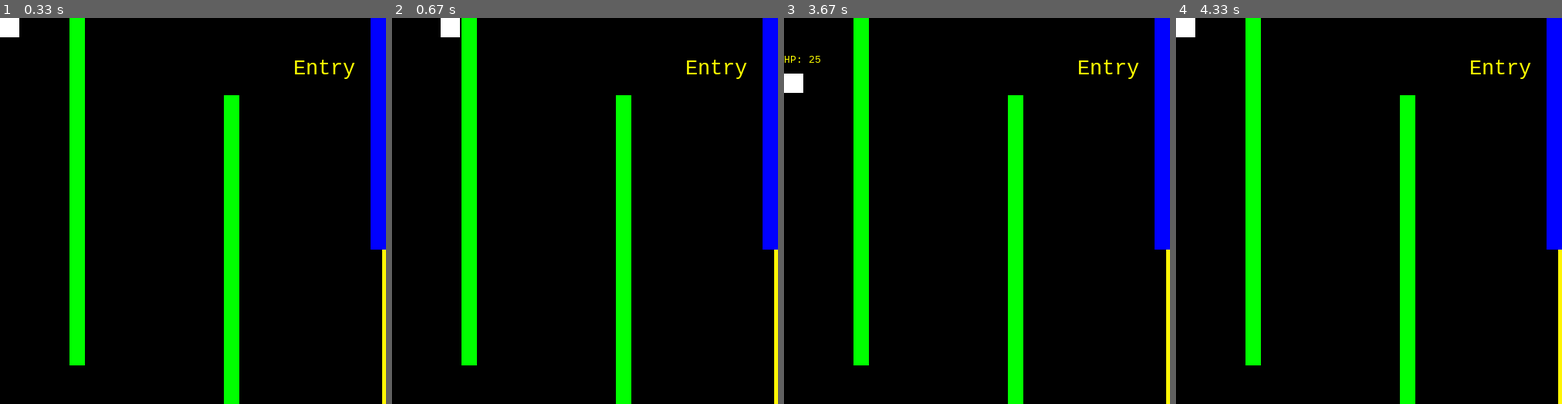
Above: before the commit, frames 1-4 (left to right).
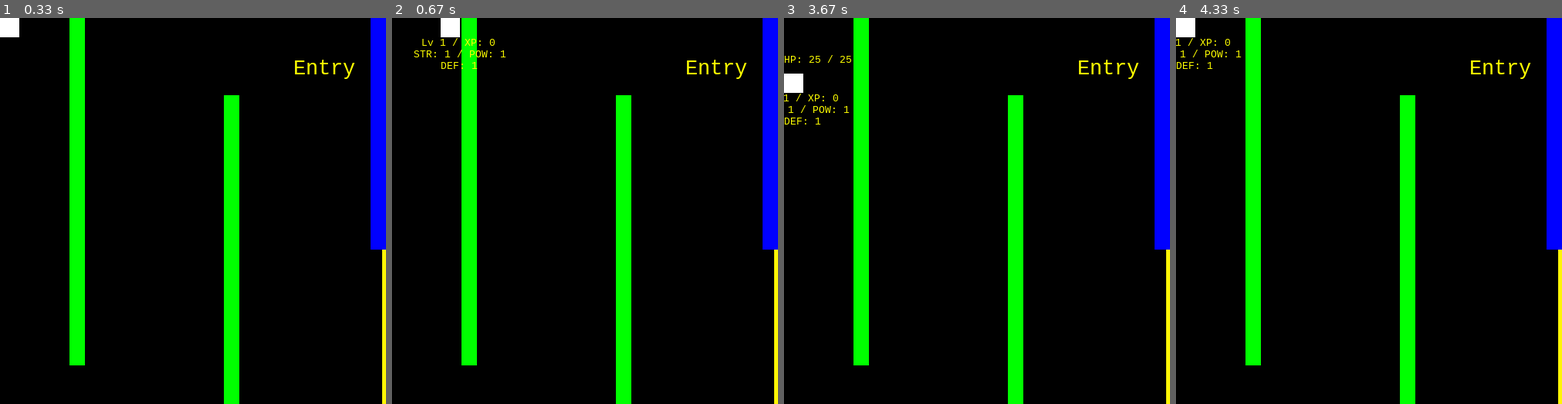
Above: after the commit, the same moments.

Repository: MatthewWilsonBCAA/pygame-stuff
Game: pygame game, started from main.py
Two runs of this game, one before a commit and one after it. Both use one fixed random seed, a clock stepped at 60 frames per second and the inputs below.
Inputs:
- Up to frame 1 (0.33 s): no input
- Up to frame 2 (0.67 s): hold S from 0.33 s (still down); hold Right from 0.33 s (still down)
- Up to frame 3 (3.67 s): release S at 0.8 s; release Right at 0.8 s; tap G at 0.83 s; hold Up 1.67-2.13 s; tap S at 1.82, 3.38 s; hold Left 2.67-3.2 s; hold Down 3.23-3.53 s
- Up to frame 4 (4.33 s): hold Up from 4 s (still down)

Frame 1 is identical in both runs. In frame 2, 0.3% of the frame differs, in the area x 5-30%, y 5-14%; in frame 3, 0.2%; in frame 4, 0.2%.

Commit message:
added stats

Diff:
--- a/main.py
+++ b/main.py
@@ -78,11 +78,12 @@
         self.rect = self.surf.get_rect(center=cor)
 
 class Enemy(pygame.sprite.Sprite):
-    def __init__(self, cor, size, hp, power):
+    def __init__(self, cor, size, hp, xp, power):
         super(Enemy, self).__init__()
         self.surf = pygame.Surface(size)
         self.surf.fill((colors["Red"]))
         self.hp = hp
+        self.xp = xp
         self.power = power
         self.rect = self.surf.get_rect(center=cor)
     def update (self):
@@ -170,8 +171,9 @@
             all_sprites.add(new_door)
         elif "enemy" in wall:
             hp = selected_room[wall]["hp"]
+            xp = selected_room[wall]["xp"]
             power = selected_room[wall]["power"]
-            new_enemy = Enemy(cor, size, hp, power)
+            new_enemy = Enemy(cor, size, hp, xp, power)
             enemies.add(new_enemy)
             all_sprites.add(new_enemy)
         elif "pick" in wall:
@@ -203,6 +205,7 @@
     K_f,
     K_g,
     K_h,
+    K_s,
     KEYDOWN,
     QUIT,
 )
@@ -224,11 +227,23 @@
 
 #player stats and stuff
 player_hp = 25
+player_max_hp = 25
+player_xp = 0
+player_lv = 1
+player_str = 1
+player_pow = 1
+player_def = 1
 attack = False
 attack_input = ''
 i_timer = 0
 timer = 0
 running = True
+showStats = False
+
+#for weapon stats
+weapon_power = 1
+weapon_length = 60
+
 while running == True:
     for event in pygame.event.get():
         if event.type == pygame.QUIT:
@@ -247,6 +262,9 @@
                 attack_input = 'h'
                 attack = True
 
+            if event.key == pygame.K_s:
+                showStats = not showStats
+
 
     screen.fill(colors["Black"])
     z = 0
@@ -261,19 +279,21 @@
         if pygame.sprite.collide_rect(player, pick):
             player_hp += 5
             pick.kill()
-
+    if player_hp > player_max_hp:
+        player_hp = player_max_hp
     for entity in all_sprites:
         screen.blit(entity.surf, entity.rect)
 
     for enemy in enemies:
         screen.blit(font_half.render("Guard: " + str(enemy.hp), True, (255, 255, 0)), (enemy.rect.left, enemy.rect.top-20))
         if pygame.sprite.collide_rect(player, enemy) and i_timer == 0:
-            player_hp -= enemy.power
+            player_hp -= max(enemy.power - player_def, 1)
             i_timer = 60
 
         if blasts and pygame.sprite.collide_rect(blast, enemy):
-            enemy.hp -= 1
+            enemy.hp -= 1 + player_str
             if enemy.hp <= 0:
+                player_xp += enemy.xp
                 enemy.kill()
 
     if player_hp <= 0:
@@ -302,8 +322,27 @@
             blast.kill()
         if timer == 0:
             attack = False
-    text = "HP: " + str(player_hp)
+
+    if player_xp > (player_lv * 50):
+        player_xp -= player_lv * 50
+        player_lv += 1
+        player_max_hp += random.randint(2, 4)
+        player_str += random.randint(1, 2)
+        player_pow += random.randint(1, 2)
+        player_def += random.randint(1, 2)
+
+
+    #used for drawing stats on screen
+    text = "HP: " + str(player_hp) + " / " + str(player_max_hp)
     screen.blit(font_half.render(text, True, (255, 255, 0)), (player.rect.left, player.rect.top-25))
+    if showStats == True:
+        text = "Lv " + str(player_lv) + " / XP: " + str(player_xp)
+        screen.blit(font_half.render(text, True, (255, 255, 0)), (player.rect.left - 25, player.rect.top+25))
+        text = "STR: " + str(player_str) + " / POW: " + str(player_pow)
+        screen.blit(font_half.render(text, True, (255, 255, 0)), (player.rect.left - 35, player.rect.top+40))
+        text = "DEF: " + str(player_def)
+        screen.blit(font_half.render(text, True, (255, 255, 0)), (player.rect.left, player.rect.top+55))
+
     screen.blit(font.render(room_text, True, (255, 255, 0)), room_text_cor)
     #gets the player input, and changes the game state accordingly
     if timer == 0:
--- a/rooms.py
+++ b/rooms.py
@@ -59,6 +59,7 @@
         "cor": (300, 300),
         "size": (15, 15),
         "hp": 40,
+        "xp": 14,
         "power": 5
     },
     "music": {
@@ -167,6 +168,10 @@
     }
 }
 eatery = {
-
+    "name": {
+        "cor": (250, 30),
+        "size": (0, 0),
+        "name": "Eatery"
+    }
 }
 room_list = [entry_room, main_hall, throne_room, balcony, eatery]
